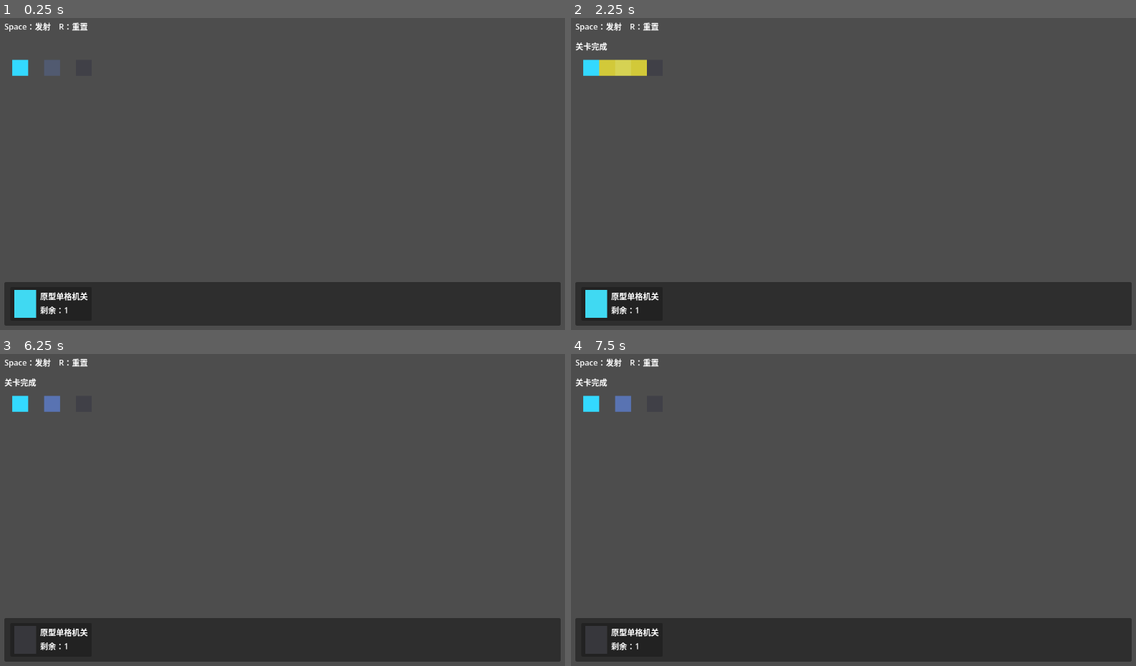
Above: before the commit, frames 1-4 (two rows, left to right).
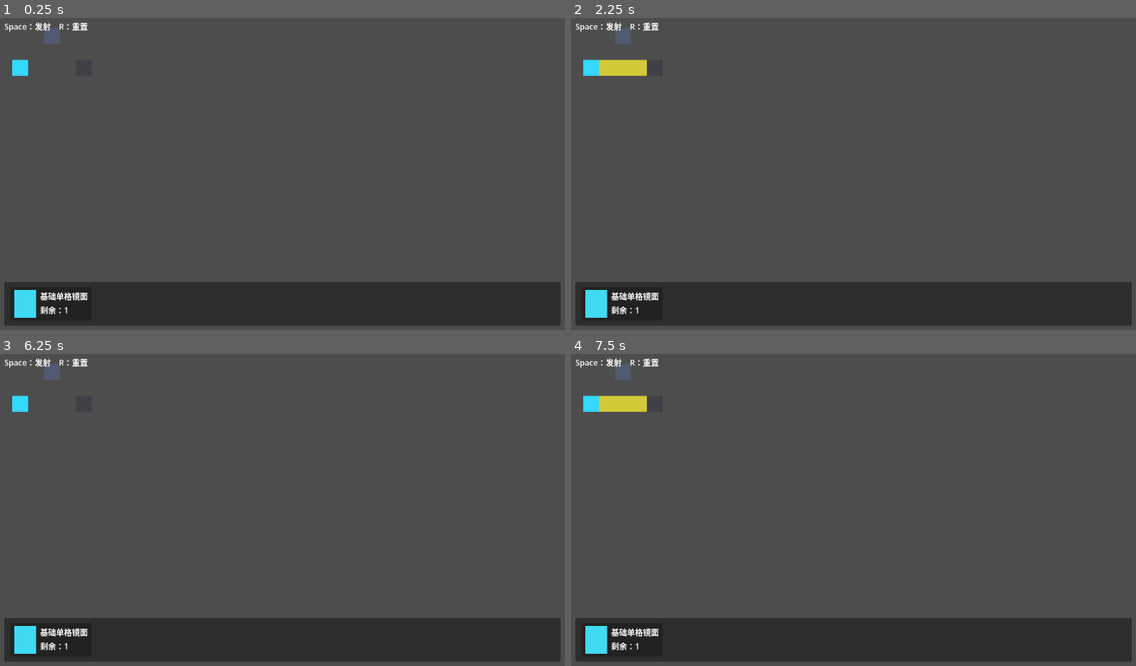
Above: after the commit, the same moments.

Repository: luehunnie/light-speed-singularity
Game: Godot game, scene res://levels/prototypes/core_loop_prototype.tscn
Same seed, same stepped clock (60 frames per second), same inputs: the game is played once before the commit and once after it.
Inputs (mouse positions are in pixels of both pictures, inside the frame that each line leads up to):
- Up to frame 1 (0.25 s): no input
- Up to frame 2 (2.25 s): tap Enter at 0.5 s; move the mouse to (977, 158) at 0.52 s; hold Space (fire_light) 0.53-1.25 s; click (977, 158) at 0.67 s; tap R (reset_level) at 1.25, 2 s; drag from (740, 189) to (825, 236) at 1.27 s; move the mouse to (910, 102) at 2.02 s; hold Space (fire_light) from 2.03 s (still down); click (910, 102) at 2.17 s
- Up to frame 3 (6.25 s): release Space (fire_light) at 2.75 s; tap R (reset_level) at 2.75, 3.5, 4.25 s; drag from (254, 572) to (113, 460) at 2.77 s; move the mouse to (452, 556) at 3.52 s; hold Space (fire_light) 3.53-4.25 s; click (452, 556) at 3.67 s; drag from (113, 460) to (197, 428) at 4.27 s; move the mouse to (310, 510) at 5.02 s; hold Space (fire_light) 5.03-5.75 s; click (310, 510) at 5.17 s; drag from (197, 428) to (169, 525) at 5.77 s
- Up to frame 4 (7.5 s): move the mouse to (977, 494) at 6.52 s; hold Space (fire_light) 6.53-7.25 s; click (977, 494) at 6.67 s; drag from (740, 525) to (825, 572) at 7.27 s

The runs differ from the first frame. In frame 1, 0.4% of the frame differs, in the area x 7-16%, y 3-91%; in frame 2, 0.5%; in frame 3, 0.8%; in frame 4, 1.1%, in the area x 0-16%, y 3-97%.

Commit message:
feat: add basic single-cell mirror reflection

Diff:
--- /dev/null
+++ b/gameplay/mechanisms/mirrors/single_cell_mirror.gd
@@ -0,0 +1,142 @@
+class_name SingleCellMirror
+extends PlaceableToken
+
+## 基础单格斜面镜机关。
+## 职责：保存单格镜面的唯一方向事实 orientation，提供“/”与“\”两种双面斜面镜视觉，并按八方向 Vector2i 入射方向返回反射方向。
+## 位置：作为 gameplay/mechanisms/mirrors 下的第一个正式光学机关，由核心闭环原型通过 OccupancyRegistry 查询到本节点后调用反射接口。
+## 依赖：PlaceableToken 的单格放置/拖拽视觉基础、Vector2i 八方向整数向量，以及本场景内的 MirrorLine 节点。
+## 不负责：OccupancyRegistry 写入、库存、RunState 权限判断、鼠标输入、光线传播循环、水晶点亮、通关判断、分光、颜色、持续光线或多格机关体系。
+## 关键规则：orientation 是镜面朝向的唯一事实来源；布局编辑与内部配置锁定是不同概念，朝向修改只允许 SETUP，由关卡控制器在调用 toggle_orientation() 前判断。
+
+enum MirrorOrientation {
+	SLASH,
+	BACKSLASH,
+}
+
+## 当前镜面朝向，是反射方向和镜面视觉的唯一事实来源。
+## [br]默认 SLASH 表示从机关栏新拿出的镜面显示“/”；移动、回收取消或 R 重置不应把已有镜面强制恢复默认方向。
+var orientation: MirrorOrientation = MirrorOrientation.SLASH
+
+@onready var _mirror_line: Line2D = $MirrorLine
+
+var _slash_points: PackedVector2Array = PackedVector2Array([Vector2(-10.0, 10.0), Vector2(10.0, -10.0)])
+var _backslash_points: PackedVector2Array = PackedVector2Array([Vector2(-10.0, -10.0), Vector2(10.0, 10.0)])
+const _PLACED_LINE_COLOR: Color = Color(0.03, 0.09, 0.14, 1.0)
+const _VALID_PREVIEW_LINE_COLOR: Color = Color(0.02, 0.18, 0.06, 1.0)
+const _INVALID_PREVIEW_LINE_COLOR: Color = Color(0.95, 0.95, 0.95, 1.0)
+
+var _is_preview_mode: bool = false
+var _preview_is_valid: bool = true
+
+
+## 初始化镜面方向视觉。
+## [br]本函数无参数、无返回值。
+## [br]副作用：只按当前 orientation 刷新 MirrorLine 点位和颜色，不修改占用、库存、RunState 或光路。
+## [br]边界条件：从机关栏新实例化时默认显示 SLASH；已放置镜面拖拽预览的方向由关卡控制器在创建预览后复制。
+func _ready() -> void:
+	_update_orientation_visual()
+
+
+## 设置镜面的内部朝向配置。
+## [br]new_orientation 是目标 MirrorOrientation，SLASH 表示“/”，BACKSLASH 表示“\”。
+## [br]无返回值；副作用是写入 orientation 并刷新镜面方向视觉。
+## [br]失败条件：传入枚举范围外的值时输出错误并保持原方向。
+## [br]边界条件：本函数不自行判断 SETUP / PULSE_ACTIVE / MOVE_WINDOW / COMPLETED；朝向修改权限由关卡控制器的 can_edit_configuration() 控制，因此 PULSE_ACTIVE 和 MOVE_WINDOW 仍可移动布局但不能改内部配置。
+func set_orientation(new_orientation: MirrorOrientation) -> void:
+	if new_orientation != MirrorOrientation.SLASH and new_orientation != MirrorOrientation.BACKSLASH:
+		push_error("SingleCellMirror: 非法镜面朝向：%s" % [new_orientation])
+		return
+	orientation = new_orientation
+	_update_orientation_visual()
+
+
+## 在“/”与“\”之间切换镜面朝向。
+## [br]本函数无参数、无返回值。
+## [br]副作用：通过 set_orientation() 修改 orientation 并刷新视觉。
+## [br]边界条件：本函数只表达内部配置变化本身；是否允许玩家右键触发由关卡控制器判断，当前仅 SETUP 可触发，COMPLETED 冻结时不会调用。
+func toggle_orientation() -> void:
+	if orientation == MirrorOrientation.SLASH:
+		set_orientation(MirrorOrientation.BACKSLASH)
+	else:
+		set_orientation(MirrorOrientation.SLASH)
+
+
+## 根据当前镜面朝向反射一个八方向入射向量。
+## [br]incoming_direction 是光进入镜面格时的传播方向，必须是非零且每个分量绝对值不超过 1 的 Vector2i 八方向单位向量。
+## [br]返回反射后的 Vector2i 方向；非法入射方向返回 Vector2i.ZERO，调用方应安全停止传播。
+## [br]本函数无副作用，不修改 orientation、占用、库存、水晶或光路视觉。
+## [br]边界条件：基础版本采用双面反射；SLASH 使用 Vector2i(-direction.y, -direction.x)，BACKSLASH 使用 Vector2i(direction.y, direction.x)，不使用浮点角度、物理碰撞或 RayCast。
+func reflect_direction(incoming_direction: Vector2i) -> Vector2i:
+	return reflect_direction_for_orientation(orientation, incoming_direction)
+
+
+## 判断一个入射方向是否可用于单格镜面反射。
+## [br]direction 是待检查的 Vector2i 方向。
+## [br]返回 true 表示 direction 是八方向单位向量；返回 false 表示 Vector2i.ZERO、任一分量绝对值大于 1 或其他非法方向，反射应返回 Vector2i.ZERO。
+## [br]本函数无副作用；边界条件：Godot 的 Vector2i 为整数向量，因此非零且两个分量均在 -1 到 1 间即覆盖全部八方向。
+func is_valid_incoming_direction(direction: Vector2i) -> bool:
+	return is_valid_incoming_direction_value(direction)
+
+
+## 按指定镜面朝向执行无节点、无副作用的反射计算。
+## [br]mirror_orientation 是要使用的 MirrorOrientation，incoming_direction 是入射方向。
+## [br]返回反射后的八方向 Vector2i；非法方向或非法朝向返回 Vector2i.ZERO。
+## [br]本静态函数无副作用，可供 debug 自检直接验证至少 16 组合法映射，不创建镜面节点、不修改真实镜面、不触发光线。
+## [br]边界条件：orientation 仍是运行中镜面方向的唯一事实来源；本函数只是把同一方向事实作为参数传入以支持纯函数自检。
+static func reflect_direction_for_orientation(mirror_orientation: MirrorOrientation, incoming_direction: Vector2i) -> Vector2i:
+	if not is_valid_incoming_direction_value(incoming_direction):
+		return Vector2i.ZERO
+
+	if mirror_orientation == MirrorOrientation.SLASH:
+		return Vector2i(-incoming_direction.y, -incoming_direction.x)
+	if mirror_orientation == MirrorOrientation.BACKSLASH:
+		return Vector2i(incoming_direction.y, incoming_direction.x)
+
+	return Vector2i.ZERO
+
+
+## 执行无节点、无副作用的入射方向合法性检查。
+## [br]direction 是待检查的 Vector2i 方向。
+## [br]返回 true 表示可作为八方向入射方向；返回 false 表示反射调用应得到 Vector2i.ZERO。
+## [br]边界条件：该静态函数用于启动自检，不能访问场景树、真实镜面、OccupancyRegistry、库存或光路。
+static func is_valid_incoming_direction_value(direction: Vector2i) -> bool:
+	return (
+		direction != Vector2i.ZERO
+		and abs(direction.x) <= 1
+		and abs(direction.y) <= 1
+	)
+
+
+## 切换普通放置态或拖拽预览态视觉，并保持镜面朝向线可辨认。
+## [br]is_preview 表示是否处于拖拽预览，is_valid 表示预览格是否合法。
+## [br]无返回值；副作用是调用 PlaceableToken 的通用预览颜色逻辑，并刷新 MirrorLine 颜色和方向点位。
+## [br]边界条件：拖动已有镜面时，关卡控制器会先复制 orientation，因此预览线方向必须保留当前朝向；合法和非法预览只改变视觉反馈，不改变 orientation 或占用。
+func set_drag_preview(is_preview: bool, is_valid: bool) -> void:
+	_is_preview_mode = is_preview
+	_preview_is_valid = is_valid
+	super.set_drag_preview(is_preview, is_valid)
+	_update_orientation_visual()
+
+
+## 按当前 orientation 和预览状态刷新镜面方向线。
+## [br]本函数无参数、无返回值。
+## [br]副作用：只修改 MirrorLine.points 与 MirrorLine.default_color。
+## [br]边界条件：若节点尚未 ready 则安全返回；本视觉更新不反推逻辑方向，反射始终只读取 orientation。
+func _update_orientation_visual() -> void:
+	if not is_node_ready():
+		return
+	if orientation == MirrorOrientation.SLASH:
+		_mirror_line.points = _slash_points
+	else:
+		_mirror_line.points = _backslash_points
+	_mirror_line.default_color = _get_mirror_line_color()
+
+
+## 取得当前镜面线条颜色。
+## [br]本函数无参数。
+## [br]返回用于 MirrorLine.default_color 的 Color；本函数无副作用。
+## [br]边界条件：普通放置态、合法预览和非法预览使用不同颜色，保证镜面方向视觉与放置反馈同时可辨认。
+func _get_mirror_line_color() -> Color:
+	if not _is_preview_mode:
+		return _PLACED_LINE_COLOR
+	return _VALID_PREVIEW_LINE_COLOR if _preview_is_valid else _INVALID_PREVIEW_LINE_COLOR
--- /dev/null
+++ b/gameplay/mechanisms/mirrors/single_cell_mirror.tscn
@@ -0,0 +1,34 @@
+[gd_scene load_steps=2 format=3 uid="uid://cqu8y3p75m24x"]
+
+[ext_resource type="Script" uid="uid://b2mx6n3qf8m24" path="res://gameplay/mechanisms/mirrors/single_cell_mirror.gd" id="1_mirror"]
+
+[node name="SingleCellMirror" type="Node2D"]
+script = ExtResource("1_mirror")
+
+[node name="Shadow" type="ColorRect" parent="."]
+offset_left = -13.0
+offset_top = -11.0
+offset_right = 15.0
+offset_bottom = 17.0
+color = Color(0, 0, 0, 0.18)
+
+[node name="TokenBody" type="ColorRect" parent="."]
+offset_left = -12.0
+offset_top = -12.0
+offset_right = 12.0
+offset_bottom = 12.0
+color = Color(0.25, 0.85, 0.95, 1)
+
+[node name="InnerMark" type="ColorRect" parent="."]
+offset_left = -8.0
+offset_top = -8.0
+offset_right = 8.0
+offset_bottom = 8.0
+color = Color(0.95, 1, 1, 0.42)
+
+[node name="MirrorLine" type="Line2D" parent="."]
+points = PackedVector2Array(-10, 10, 10, -10)
+default_color = Color(0.03, 0.09, 0.14, 1)
+width = 3.0
+begin_cap_mode = 2
+end_cap_mode = 2
--- a/levels/prototypes/core_loop_prototype.gd
+++ b/levels/prototypes/core_loop_prototype.gd
@@ -2,14 +2,14 @@
 
 ## 核心闭环原型关卡控制器（plan §4.2 / §5 / §6）。
 ## 职责：读取 fire_light / reset_level 输入、发起普通主发射源的最小脉冲光线、
-## 用 Vector2i 立即计算直线路径、查询墙体与边界、通知普通独立水晶点亮、
+## 用 Vector2i 计算路径、查询墙体与边界、通过 OccupancyRegistry 解析单格镜面并在光进入镜面格后更新传播方向、通知普通独立水晶点亮、
 ## 判断并保持关卡完成结果、在脉冲结束时只清理光路视觉、在 R 重置时恢复运行状态；
-## 持有轻量占用表 OccupancyRegistry，提供“格子—机关”统一查询入口，并实现最小原型机关库存、拖拽放置、移动与回收。
+## 持有轻量占用表 OccupancyRegistry，提供“格子—机关”统一查询入口，并实现最小镜面库存、拖拽放置、移动、回收与 SETUP 右键朝向配置。
 ## 最小运行状态职责：在当前原型内保存 SETUP、PULSE_ACTIVE、MOVE_WINDOW、COMPLETED，
-## 第一次合法发射后锁定主发射源方向、机关内部模式等人工配置，但 SETUP、PULSE_ACTIVE 和 MOVE_WINDOW 仍允许编辑布局，
-## COMPLETED 冻结全部关卡交互；R 恢复 SETUP 并解除锁定，但保留玩家已经放置的原型机关布局和库存事实。
-## 依赖：OccupancyRegistry（gameplay/placement/occupancy_registry.gd）、BasicCrystal 的 activate() / reset_runtime()、PlaceableToken 场景。
-## 不负责：镜面反射、分光、颜色、成就、存档、正式关卡加载、运行期移动、完整 RunStateController、
+## 第一次合法发射后锁定主发射源方向、镜面朝向等人工内部配置，但 SETUP、PULSE_ACTIVE 和 MOVE_WINDOW 仍允许编辑布局，
+## COMPLETED 冻结全部关卡交互；R 恢复 SETUP 并解除锁定，但保留玩家已经放置的镜面位置、当前朝向和库存事实。
+## 依赖：OccupancyRegistry（gameplay/placement/occupancy_registry.gd）、BasicCrystal 的 activate() / reset_runtime()、SingleCellMirror 场景。
+## 不负责：分光、颜色、光粒、成就、存档、正式关卡加载、运行期移动配额、完整 RunStateController、
 ## 移动次数、同时组、顺序组、通用水晶条件系统或正式机关继承体系。
 ## 光路判定完全基于 Vector2i 格子坐标，不使用 Area2D 碰撞、Tween 或物理射线检测作为核心逻辑。
 
@@ -19,7 +19,7 @@
 const MAX_PROPAGATION_STEPS: int = 128
 const PULSE_VISUAL_DURATION_SECONDS: float = 1.0
 const PROTOTYPE_TOKEN_TOTAL: int = 1
-const PROTOTYPE_TOKEN_TYPE_ID: StringName = &"prototype_single_cell"
+const MIRROR_TOKEN_TYPE_ID: StringName = &"basic_single_cell_mirror"
 const INVALID_CELL: Vector2i = Vector2i(-999999, -999999)
 
 ## 当前原型的最小运行状态。
@@ -60,10 +60,11 @@
 @onready var crystals: Array[BasicCrystal] = [$RuntimeObjects/Crystal]
 
 ## 轻量机关占用表：格子坐标 ↔ 机关 ID 的双向索引。
-## 本阶段用于原型单格机关放置、移动和回收，传播循环暂不据其改变光路。
+## 本阶段用于基础单格镜面放置、移动、回收和传播循环中的镜面节点解析。
 # 用 preload 引用脚本而非依赖全局 class_name 缓存，保证运行期可直接解析。
 const _OccupancyRegistry: GDScript = preload("res://gameplay/placement/occupancy_registry.gd")
-const _PlaceableTokenScene: PackedScene = preload("res://gameplay/placement/placeable_token.tscn")
+const _SingleCellMirrorScript: GDScript = preload("res://gameplay/mechanisms/mirrors/single_cell_mirror.gd")
+const _SingleCellMirrorScene: PackedScene = preload("res://gameplay/mechanisms/mirrors/single_cell_mirror.tscn")
 var occupancy: _OccupancyRegistry = _OccupancyRegistry.new()
 
 ## 当前显式运行状态，是运行阶段的唯一事实来源。
@@ -98,14 +99,15 @@
 
 ## 初始化核心闭环原型关卡。
 ## [br]本函数无参数、无返回值。
-## [br]副作用：刷新机关栏 UI；仅在调试构建中执行 OccupancyRegistry、32 像素逻辑格坐标换算、运行状态和库存一致性断言。
-## 自检结束后真实占用表、运行状态、布局编辑权限、水晶、玩家布局和完成标签不被改变。
+## [br]副作用：刷新机关栏 UI；仅在调试构建中执行 OccupancyRegistry、32 像素逻辑格坐标换算、基础单格镜面反射、运行状态和库存一致性断言。
+## 自检结束后真实占用表、运行状态、布局编辑权限、水晶、玩家布局、镜面朝向和完成标签不被改变。
 ## [br]边界条件：发布构建不执行自检，避免把调试断言作为运行期必需流程。
 func _ready() -> void:
 	_update_inventory_ui()
 	if OS.is_debug_build():
 		_run_occupancy_registry_self_check()
 		_run_grid_coordinate_self_check()
+		_run_single_cell_mirror_reflection_self_check()
 		_run_post_pulse_state_self_check()
 		_assert_inventory_consistency()
 
@@ -159,6 +161,52 @@
 	assert(horizontal_spacing == float(CELL_SIZE), "32像素逻辑格自检：横向相邻格中心间距应为 %d，实际为 %s" % [CELL_SIZE, horizontal_spacing])
 	assert(vertical_spacing == float(CELL_SIZE), "32像素逻辑格自检：纵向相邻格中心间距应为 %d，实际为 %s" % [CELL_SIZE, vertical_spacing])
 
+## 执行基础单格镜面八方向反射纯函数自检。
+## [br]本函数无参数、无返回值，仅由 _ready() 在调试构建中调用。
+## [br]副作用：只用 SingleCellMirror 的静态纯函数验证 SLASH 和 BACKSLASH 各 8 组合法映射，以及 Vector2i.ZERO 和超过单位长度向量的非法返回规则；不创建镜面节点、不修改真实镜面、OccupancyRegistry、库存、水晶、RunState 或光路。
+## [br]边界条件：orientation 是运行中镜面方向的唯一事实来源；自检只把目标朝向作为参数传入纯函数，避免为了测试反射而实例化或改变场景中的真实机关。
+func _run_single_cell_mirror_reflection_self_check() -> void:
+	var slash_cases: Dictionary[Vector2i, Vector2i] = {
+		Vector2i.RIGHT: Vector2i.UP,
+		Vector2i.UP: Vector2i.RIGHT,
+		Vector2i.LEFT: Vector2i.DOWN,
+		Vector2i.DOWN: Vector2i.LEFT,
+		Vector2i(1, -1): Vector2i(1, -1),
+		Vector2i(-1, 1): Vector2i(-1, 1),
+		Vector2i(-1, -1): Vector2i(1, 1),
+		Vector2i(1, 1): Vector2i(-1, -1),
+	}
+	var backslash_cases: Dictionary[Vector2i, Vector2i] = {
+		Vector2i.RIGHT: Vector2i.DOWN,
+		Vector2i.DOWN: Vector2i.RIGHT,
+		Vector2i.LEFT: Vector2i.UP,
+		Vector2i.UP: Vector2i.LEFT,
+		Vector2i(1, 1): Vector2i(1, 1),
+		Vector2i(-1, -1): Vector2i(-1, -1),
+		Vector2i(1, -1): Vector2i(-1, 1),
+		Vector2i(-1, 1): Vector2i(1, -1),
+	}
+
+	for incoming_direction: Vector2i in slash_cases:
+		var reflected_direction: Vector2i = _SingleCellMirrorScript.reflect_direction_for_orientation(
+			_SingleCellMirrorScript.MirrorOrientation.SLASH,
+			incoming_direction
+		)
+		assert(reflected_direction == slash_cases[incoming_direction], "单格镜面反射自检：SLASH %s 应反射为 %s，实际为 %s" % [incoming_direction, slash_cases[incoming_direction], reflected_direction])
+
+	for incoming_direction: Vector2i in backslash_cases:
+		var reflected_direction: Vector2i = _SingleCellMirrorScript.reflect_direction_for_orientation(
+			_SingleCellMirrorScript.MirrorOrientation.BACKSLASH,
+			incoming_direction
+		)
+		assert(reflected_direction == backslash_cases[incoming_direction], "单格镜面反射自检：BACKSLASH %s 应反射为 %s，实际为 %s" % [incoming_direction, backslash_cases[incoming_direction], reflected_direction])
+
+	assert(not _SingleCellMirrorScript.is_valid_incoming_direction_value(Vector2i.ZERO), "单格镜面反射自检：Vector2i.ZERO 必须非法")
+	assert(_SingleCellMirrorScript.reflect_direction_for_orientation(_SingleCellMirrorScript.MirrorOrientation.SLASH, Vector2i.ZERO) == Vector2i.ZERO, "单格镜面反射自检：零方向反射应安全返回 ZERO")
+	assert(not _SingleCellMirrorScript.is_valid_incoming_direction_value(Vector2i(2, 0)), "单格镜面反射自检：超过单位长度的方向必须非法")
+	assert(_SingleCellMirrorScript.reflect_direction_for_orientation(_SingleCellMirrorScript.MirrorOrientation.BACKSLASH, Vector2i(2, 0)) == Vector2i.ZERO, "单格镜面反射自检：超过单位长度方向反射应安全返回 ZERO")
+
+
 ## 执行当前原型运行状态权限自检。
 ## [br]本函数无参数、无返回值。
 ## [br]副作用：仅在调试构建中用 assert 验证 _get_post_pulse_state(false) 返回 MOVE_WINDOW、true 返回 COMPLETED，
@@ -304,12 +352,12 @@
 
 ## 发射一次核心闭环原型最小脉冲光线。
 ## [br]本函数无参数、无返回值。
-## [br]副作用：SETUP 或 MOVE_WINDOW 且未拖拽时，清理上一轮光路视觉，按发射瞬间的当前布局计算完整直线路径，
-## 生成光路视觉、点亮普通独立水晶并判断完成，然后启动约 1 秒的光路视觉保持流程。
+## [br]副作用：SETUP 或 MOVE_WINDOW 且未拖拽时，清理上一轮光路视觉，按发射瞬间的当前布局计算完整路径，
+## 光进入镜面格后先显示路径和点亮同格水晶，再通过 OccupancyRegistry 找到 SingleCellMirror 并使用其 orientation 更新传播方向，随后启动约 1 秒的光路视觉保持流程。
 ## [br]状态变化：开始时通过 _set_run_state(RunState.PULSE_ACTIVE) 进入脉冲活动并递增 pulse_generation；
 ## 若全部必需水晶被本次脉冲满足，update_completion_state() 会先设置 is_level_completed，current_run_state 等脉冲视觉结束后再进入 COMPLETED。
-## [br]失败条件：方向非法时报告错误并不创建脉冲；拖拽中、PULSE_ACTIVE 或 COMPLETED 中忽略 Space。
-## [br]边界条件：遇到地图边界、墙体或 MAX_PROPAGATION_STEPS 上限时停止传播；原型机关不阻挡、不反射、不参与通关。PULSE_ACTIVE 期间玩家可以继续改布局，但不会重新计算或回溯修改这一次已经完成逻辑计算的光路结果。
+## [br]失败条件：方向非法时报告错误并不创建脉冲；拖拽中、PULSE_ACTIVE 或 COMPLETED 中忽略 Space；镜面反射返回 Vector2i.ZERO 时安全停止传播。
+## [br]边界条件：遇到地图边界、墙体或 MAX_PROPAGATION_STEPS 上限时停止传播；未知机关本轮保持无光学效果且不得崩溃。PULSE_ACTIVE 期间玩家可以继续改布局，但不会重新计算或回溯修改这一次已经完成逻辑计算的光路结果。
 func fire_light() -> void:
 	if is_dragging():
 		if OS.is_debug_build():
@@ -336,30 +384,32 @@
 	var current_cell: Vector2i = emitter_cell
 	var steps: int = 0
 
-	# 逐格传播，直到遇到边界、墙体或安全步数上限。
+	# 逐格传播，直到遇到边界、墙体、非法反射或安全步数上限。
 	while steps < MAX_PROPAGATION_STEPS:
 		var next_cell: Vector2i = current_cell + direction
 
-		# 边界停止。
+		# 1. 边界停止。
 		if not map_bounds.has_point(next_cell):
 			break
 
-		# 墙体停止。
+		# 2. 墙体停止。
 		if is_cell_blocking_light(next_cell):
 			break
 
-		# 机关查询入口：原型单格机关本轮只验证占用，不阻挡、不反射、不改变光形式或颜色。
-		# 后续接入镜面时，在此调用 get_mechanism_at(next_cell) 决定反射或交互，
-		# 不另写硬编码机关列表，保证占用事实来源唯一。
-		var mechanism_id: StringName = get_mechanism_at(next_cell)
-		if mechanism_id != &"" and OS.is_debug_build():
-			print_debug("CoreLoopPrototype: 光路经过原型机关 %s，但本轮不产生光学效果。" % [mechanism_id])
-
-		# 显示光路并立即点亮普通独立水晶；通关判断不依赖 1 秒等待。
+		# 3-5. 光先进入 next_cell，再显示该格光路并结算该格普通独立水晶。
+		# 镜面方向只在进入镜面格之后影响后续传播方向，不回头改变已经进入的当前格。
 		add_light_visual(next_cell)
 		try_activate_crystal_at(next_cell)
 
-		# 更新当前位置。
+		# 6-8. 通过 OccupancyRegistry 按格查 ID，再从 placed_tokens_by_id 找正式节点；orientation 是镜面方向唯一事实来源。
+		var mechanism_id: StringName = get_mechanism_at(next_cell)
+		if mechanism_id != &"":
+			var reflected_direction: Vector2i = _get_reflected_direction_from_mechanism(mechanism_id, direction)
+			if reflected_direction == Vector2i.ZERO:
+				break
+			direction = reflected_direction
+
+		# 9. 更新当前位置；下一轮循环使用反射后的 direction。
 		current_cell = next_cell
 		steps += 1
 
@@ -486,9 +536,38 @@
 ## 查询指定格子被哪个机关占用（占用表对外查询入口）。
 ## [br]cell 是要查询的格子坐标。
 ## [br]返回占用该格的机关 ID；未被占用时返回空 StringName（&""），不报错。
-## [br]本函数无副作用；当前核心闭环原型传播循环不据此改变光路，仅提供统一入口供后续镜面等机关使用。
+## [br]本函数无副作用；当前核心闭环原型传播循环会据此解析基础单格镜面，未知机关保持无光学效果。
 func get_mechanism_at(cell: Vector2i) -> StringName:
 	return occupancy.get_mechanism_at(cell)
+
+
+## 根据指定机关 ID 尝试取得反射后的传播方向。
+## [br]mechanism_id 是 OccupancyRegistry 在当前光进入格查到的机关 ID，incoming_direction 是进入该格时的传播方向。
+## [br]返回值为后续传播方向；SingleCellMirror 返回其 reflect_direction() 结果，未知机关返回原方向，镜面非法方向返回 Vector2i.ZERO 让传播安全停止。
+## [br]本函数不修改 OccupancyRegistry、库存、节点位置或水晶状态；只读取 placed_tokens_by_id 中正式节点的 orientation 事实。
+## [br]边界条件：传播循环已经先完成边界、墙体、入格视觉和水晶处理，本函数只处理“进入镜面格后再更新方向”的接入点；未知 PlaceableToken 派生机关本轮不产生光学效果，调试构建输出明确提示。
+func _get_reflected_direction_from_mechanism(mechanism_id: StringName, incoming_direction: Vector2i) -> Vector2i:
+	if not placed_tokens_by_id.has(mechanism_id):
+		if OS.is_debug_build():
+			print_debug("CoreLoopPrototype: 光路经过占用表机关 %s，但没有对应正式节点，本轮保持原方向。" % [mechanism_id])
+		return incoming_direction
+
+	var token: Variant = placed_tokens_by_id[mechanism_id]
+	if not is_instance_valid(token):
+		if OS.is_debug_build():
+			print_debug("CoreLoopPrototype: 光路经过机关 %s，但节点已失效，停止传播。" % [mechanism_id])
+		return Vector2i.ZERO
+
+	if token is not SingleCellMirror:
+		if OS.is_debug_build():
+			print_debug("CoreLoopPrototype: 光路经过未知机关 %s，本轮不产生光学效果。" % [mechanism_id])
+		return incoming_direction
+
+	var mirror: SingleCellMirror = token as SingleCellMirror
+	var reflected_direction: Vector2i = mirror.reflect_direction(incoming_direction)
+	if reflected_direction == Vector2i.ZERO and OS.is_debug_build():
+		print_debug("CoreLoopPrototype: 镜面 %s 收到非法入射方向 %s，停止传播。" % [mechanism_id, incoming_direction])
+	return reflected_direction
 
 
 ## 判断指定格子是否被任意机关占用（占用表对外查询入口）。
@@ -576,11 +655,16 @@
 	)
 
 
-## 处理鼠标左键按下与松开。
+## 处理鼠标左键拖拽与右键镜面朝向配置。
 ## [br]event 是 Godot 鼠标按键事件。
-## [br]无返回值；副作用是在 SETUP、PULSE_ACTIVE 或 MOVE_WINDOW 中开始库存拖拽或已放置机关拖拽，并在松开时提交、回收或取消。
-## [br]边界条件：非左键忽略；COMPLETED 冻结整个关卡交互，不能开始新拖拽；已有拖拽仍可通过松开、进入 COMPLETED 前自动取消或 R 安全收束。
+## [br]无返回值；副作用是左键在 SETUP、PULSE_ACTIVE 或 MOVE_WINDOW 中开始库存拖拽或已放置机关拖拽，并在松开时提交、回收或取消；右键仅在 SETUP 且未拖拽时切换已放置镜面的 orientation。
+## [br]边界条件：其他按键忽略；COMPLETED 冻结整个关卡交互，不能开始新拖拽或切换朝向；PULSE_ACTIVE 和 MOVE_WINDOW 仍可编辑布局但内部配置已锁定，因此右键不改变镜面方向；InventoryBar 区域阻止右键穿透到世界镜面。
 func _handle_mouse_button(event: InputEventMouseButton) -> void:
+	if event.button_index == MOUSE_BUTTON_RIGHT:
+		if event.pressed:
+			_try_toggle_mirror_at_mouse()
+		return
+
 	if event.button_index != MOUSE_BUTTON_LEFT:
 		return
 
@@ -590,6 +674,36 @@
 
 	if is_dragging():
 		_finish_drag_at_mouse()
+
+
+## 尝试右键切换鼠标所在已放置镜面的内部朝向。
+## [br]本函数无参数、无返回值。
+## [br]副作用：仅当鼠标位于世界中已放置 SingleCellMirror 且 can_edit_configuration() 为 true 时调用 toggle_orientation() 修改该镜面的 orientation 和视觉。
+## [br]状态变化：SETUP 可切换；PULSE_ACTIVE 和 MOVE_WINDOW 布局仍可移动但内部配置锁定，COMPLETED 冻结全部操作，三者都不会改变 orientation。
+## [br]边界条件：拖拽进行中忽略右键；InventoryBar 整体区域阻止右键穿透到世界镜面；未知机关和空格安全忽略。
+func _try_toggle_mirror_at_mouse() -> void:
+	if is_dragging():
+		return
+	var viewport_mouse_position: Vector2 = get_viewport().get_mouse_position()
+	if _is_mouse_over_inventory_bar(viewport_mouse_position):
+		return
+	if not can_edit_configuration():
+		if OS.is_debug_build():
+			print_debug("CoreLoopPrototype: 当前运行状态锁定内部配置，忽略镜面右键切换：%s。" % [current_run_state])
+		return
+
+	var target_cell: Vector2i = world_to_cell(get_global_mouse_position())
+	var mechanism_id: StringName = get_mechanism_at(target_cell)
+	if mechanism_id == &"" or not placed_tokens_by_id.has(mechanism_id):
+		return
+
+	var token: Variant = placed_tokens_by_id[mechanism_id]
+	if not is_instance_valid(token):
+		return
+	if token is not SingleCellMirror:
+		return
+	var mirror: SingleCellMirror = token as SingleCellMirror
+	mirror.toggle_orientation()
 
 
 ## 尝试根据当前鼠标位置开始一次拖拽。
@@ -619,9 +733,9 @@
 	_begin_placed_drag(mechanism_id, target_cell)
 
 
-## 从机关栏开始一次原型机关拖拽。
-## [br]本函数无参数、无返回值。
-## [br]副作用：创建一个预览节点并设置拖拽来源为 INVENTORY。
+## 从机关栏开始一次基础单格镜面拖拽。
+## [br]本函数无参数、无返回值。
+## [br]副作用：创建一个默认 SLASH 朝向的镜面预览节点并设置拖拽来源为 INVENTORY。
 ## [br]边界条件：从库存拖拽但不提前扣数量；若之后非法松手或松回机关栏，库存和 OccupancyRegistry 都不变化。
 func _begin_inventory_drag() -> void:
 	var start_cell: Vector2i = world_to_cell(get_global_mouse_position())
@@ -630,8 +744,8 @@
 	_drag_original_cell = INVALID_CELL
 	_drag_preview_cell = start_cell
 	_dragged_placed_token = null
-	# 从库存拖拽但不提前扣数量：只有合法松手提交后才减少 prototype_token_remaining。
-	_drag_preview_token = _create_token_node(&"preview_prototype_token", start_cell, true)
+	# 从库存拖拽但不提前扣数量：只有合法松手提交后才减少 prototype_token_remaining；新拿出的镜面默认 SLASH。
+	_drag_preview_token = _create_token_node(StringName("preview_%s" % MIRROR_TOKEN_TYPE_ID), start_cell, true)
 	_update_drag_preview_from_mouse()
 
 
@@ -645,9 +759,10 @@
 	_drag_original_cell = original_cell
 	_drag_preview_cell = original_cell
 	_dragged_placed_token = placed_tokens_by_id[mechanism_id]
-	# 已放置机关拖拽期间保留旧逻辑占用，只隐藏正式视觉，直到松手后再原子更新。
+	# 已放置机关拖拽期间保留旧逻辑占用，只隐藏正式视觉，直到松手后再原子更新；预览必须复制当前镜面朝向。
 	_dragged_placed_token.set_placed_visible(false)
 	_drag_preview_token = _create_token_node(mechanism_id, original_cell, true)
+	_copy_mirror_orientation_if_possible(_dragged_placed_token, _drag_preview_token)
 	_update_drag_preview_from_mouse()
 
 
@@ -826,12 +941,12 @@
 	_dragged_placed_token = null
 
 
-## 创建一个 PlaceableToken 节点并加入 RuntimeObjects。
+## 创建一个 SingleCellMirror 节点并加入 RuntimeObjects。
 ## [br]mechanism_id 是节点显示和正式登记使用的 ID，cell 是初始逻辑格子，is_preview 表示是否为拖拽预览。
-## [br]返回新创建的 PlaceableToken 节点；副作用是实例化场景并加入节点树。
-## [br]边界条件：节点世界坐标由 cell_to_world() 统一计算；本函数不写库存、不写 OccupancyRegistry、不判断放置合法性。
+## [br]返回新创建的 SingleCellMirror 节点；副作用是实例化镜面场景并加入节点树。
+## [br]边界条件：节点世界坐标由 cell_to_world() 统一计算；本函数不写库存、不写 OccupancyRegistry、不判断放置合法性；从机关栏新建镜面默认保持 SLASH，拖动已有镜面时由调用方复制原 orientation。
 func _create_token_node(mechanism_id: StringName, cell: Vector2i, is_preview: bool) -> Variant:
-	var token = _PlaceableTokenScene.instantiate()
+	var token = _SingleCellMirrorScene.instantiate()
 	runtime_objects.add_child(token)
 	token.configure(mechanism_id, cell)
 	token.set_world_position(cell_to_world(cell))
@@ -839,12 +954,26 @@
 	return token
 
 
-## 生成下一个正式原型机关唯一 ID。
+## 在两个镜面节点之间复制朝向配置。
+## [br]source_token 是已有正式镜面，target_token 是刚创建的拖拽预览镜面。
+## [br]无返回值；副作用是在两者都是 SingleCellMirror 时把 source_token.orientation 写入 target_token，保证拖动已有镜面时预览保留当前“/”或“\”朝向。
+## [br]边界条件：本函数只复制内部配置，不写 OccupancyRegistry、库存或位置；若任一节点不是镜面则安全忽略，避免未来未知机关拖拽崩溃。
+func _copy_mirror_orientation_if_possible(source_token: Variant, target_token: Variant) -> void:
+	if not is_instance_valid(source_token) or not is_instance_valid(target_token):
+		return
+	if source_token is not SingleCellMirror or target_token is not SingleCellMirror:
+		return
+	var source_mirror: SingleCellMirror = source_token as SingleCellMirror
+	var target_mirror: SingleCellMirror = target_token as SingleCellMirror
+	target_mirror.set_orientation(source_mirror.orientation)
+
+
+## 生成下一个正式镜面机关唯一 ID。
 ## [br]本函数无参数。
 ## [br]返回新的 StringName 机关 ID；副作用是递增内部序号。
-## [br]边界条件：即使机关被回收，旧 ID 不复用，避免占用表和节点映射调试时混淆。
+## [br]边界条件：即使镜面被回收，旧 ID 不复用，避免占用表和节点映射调试时混淆。
 func _make_next_prototype_token_id() -> StringName:
-	var mechanism_id: StringName = StringName("prototype_token_%d" % _next_prototype_token_serial)
+	var mechanism_id: StringName = StringName("%s_%d" % [MIRROR_TOKEN_TYPE_ID, _next_prototype_token_serial])
 	_next_prototype_token_serial += 1
 	return mechanism_id
 
--- a/levels/prototypes/core_loop_prototype.tscn
+++ b/levels/prototypes/core_loop_prototype.tscn
@@ -30,13 +30,13 @@
 
 [node name="Crystal" type="Node2D" parent="RuntimeObjects" unique_id=1716045995]
 script = ExtResource("1_crystal")
-cell = Vector2i(3, 3)
+cell = Vector2i(3, 1)
 
 [node name="CrystalVisual" type="ColorRect" parent="RuntimeObjects/Crystal" unique_id=964004285]
 offset_left = 96.0
-offset_top = 96.0
+offset_top = 32.0
 offset_right = 128.0
-offset_bottom = 128.0
+offset_bottom = 64.0
 color = Color(0.35, 0.45, 0.7, 1)
 
 [node name="LightPathLayer" type="Node2D" parent="." unique_id=1467401346]
@@ -104,7 +104,7 @@
 
 [node name="NameLabel" type="Label" parent="CanvasLayer/InventoryBar/MarginContainer/HBoxContainer/PrototypeTokenSlot/SlotMargin/SlotContent/SlotTexts"]
 layout_mode = 2
-text = "原型单格机关"
+text = "基础单格镜面"
 
 [node name="RemainingLabel" type="Label" parent="CanvasLayer/InventoryBar/MarginContainer/HBoxContainer/PrototypeTokenSlot/SlotMargin/SlotContent/SlotTexts"]
 layout_mode = 2
Not shown, added: gameplay/mechanisms/mirrors/single_cell_mirror.gd.uid
